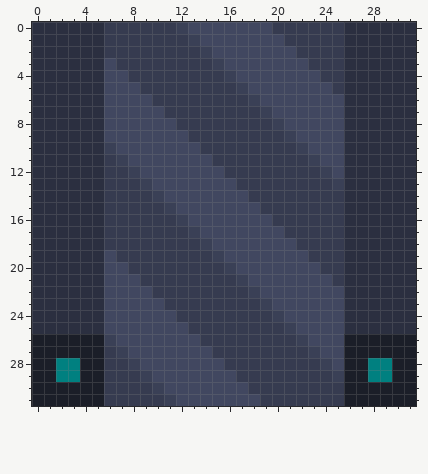
File history of a pixel-art sprite, core/assets/door/door_locked_vertikal_down-01.png. Above, as it was before the edit.
The file is 32x32 pixels. Colours within 5 levels of each other are drawn and written as one.
Once edited:
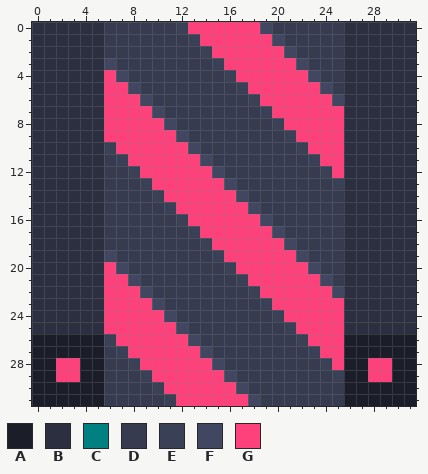
Palette (. is transparent): A #1b1e28  B #2b2f40  C #008080  D #363b50  E #3a4056  F #414760  G #ff417b
The edit:
y 0: x 13..18 FFFFFF -> GGGGGG
y 1: x 14..19 FFFFFF -> GGGGGG
y 2: x 15..20 FFFFFF -> GGGGGG
y 3: x 16..21 FFFFFF -> GGGGGG
y 4: x 6 F -> G; x 17..22 FFFFFF -> GGGGGG
y 5: x 6..7 FF -> GG; x 18..23 FFFFFF -> GGGGGG
y 6: x 6..8 FFF -> GGG; x 19..24 FFFFFF -> GGGGGG
y 7: x 6..9 FFFF -> GGGG; x 20..25 FFFFFF -> GGGGGG
y 8: x 6..10 FFFFF -> GGGGG; x 21..25 FFFFF -> GGGGG
y 9: x 6..11 FFFFFF -> GGGGGG; x 22..25 FFFF -> GGGG
y 10: x 7..12 FFFFFF -> GGGGGG; x 23..25 FFF -> GGG
y 11: x 8..13 FFFFFF -> GGGGGG; x 24..25 FF -> GG
y 12: x 9..14 FFFFFF -> GGGGGG; x 25 F -> G
y 13: x 10..15 FFFFFF -> GGGGGG
y 14: x 11..16 FFFFFF -> GGGGGG
y 15: x 12..17 FFFFFF -> GGGGGG
y 16: x 13..18 FFFFFF -> GGGGGG
y 17: x 14..19 FFFFFF -> GGGGGG
y 18: x 15..20 FFFFFF -> GGGGGG
y 19: x 16..21 FFFFFF -> GGGGGG
y 20: x 6 F -> G; x 17..22 FFFFFF -> GGGGGG
y 21: x 6..7 FF -> GG; x 18..23 FFFFFF -> GGGGGG
y 22: x 6..8 FFF -> GGG; x 19..24 FFFFFF -> GGGGGG
y 23: x 6..9 FFFF -> GGGG; x 20..25 FFFFFF -> GGGGGG
y 24: x 6..10 FFFFF -> GGGGG; x 21..25 FFFFF -> GGGGG
y 25: x 6..11 FFFFFF -> GGGGGG; x 22..25 FFFF -> GGGG
y 26: x 7..12 FFFFFF -> GGGGGG; x 23..25 FFF -> GGG
y 27: x 8..13 FFFFFF -> GGGGGG; x 24..25 FF -> GG
y 28: x 2..3 CC -> GG; x 9..14 FFFFFF -> GGGGGG; x 25 F -> G; x 28..29 CC -> GG
y 29: x 2..3 CC -> GG; x 10..15 FFFFFF -> GGGGGG; x 28..29 CC -> GG
y 30: x 11..16 FFFFFF -> GGGGGG
y 31: x 12..17 FFFFFF -> GGGGGG
